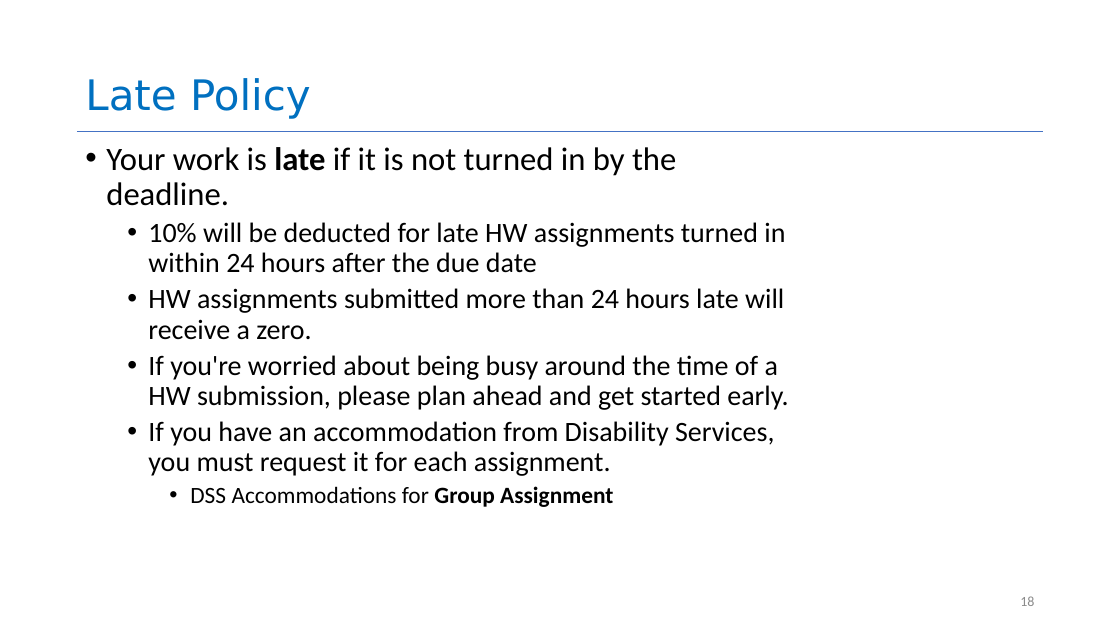
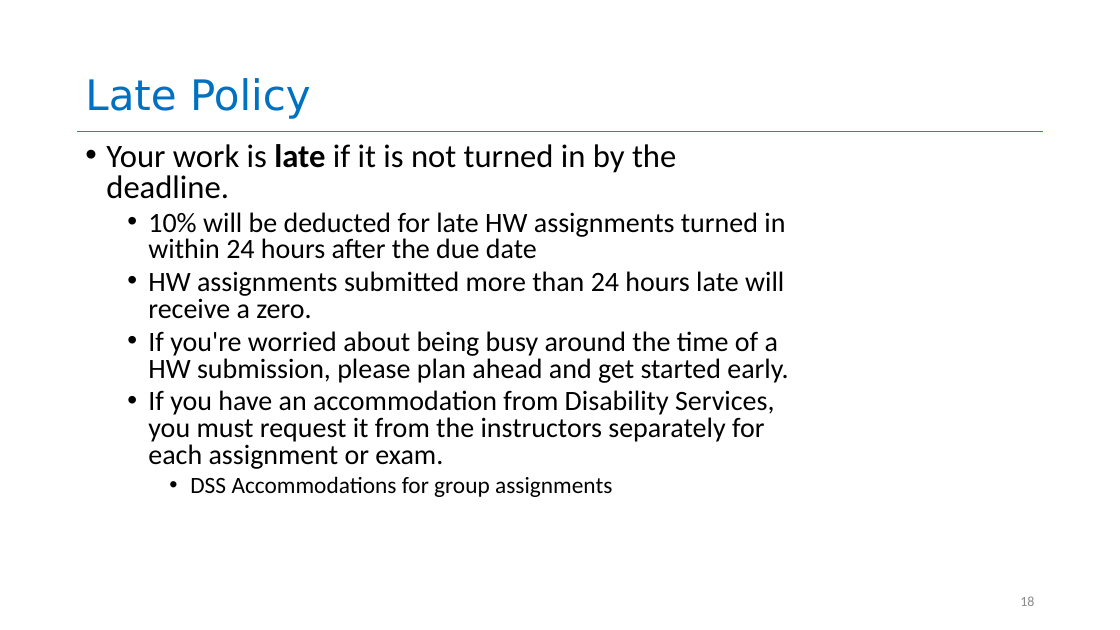
Before and after one commit to neu-se/CS4530-Fall-2022, a slide deck: slide 18 of Slides/Lesson 1.1 Course Introduction.pptx. Drawn at 1120x630 pixels with LibreOffice and Linux fonts; fonts in the diff are those of the drawing. Boxes give left, top, right and bottom in pixels: in the first picture for what was removed or moved away, otherwise in the second. Text is boxed around its words. In the diff, an @@ line names an element or a change of style, - is before the commit and + after.

```diff
--- a/Slides/Lesson 1.1 Course Introduction.pptx
+++ b/Slides/Lesson 1.1 Course Introduction.pptx
@@ text at box(106, 144, 788, 383): line spacing 0.9 to 0.8 @@
@@ text at box(148, 390, 774, 497): text changed @@
-  • If you have an accommodation from Disability Services, you must request it for each assignment.
-    • DSS Accommodations for Group Assignment
+  • If you have an accommodation from Disability Services, you must request it from the instructors separately for each assignment or exam.
+    • DSS Accommodations for group assignments
```
Also in this commit, not shown: 5 other slides changed, 1 other file.
